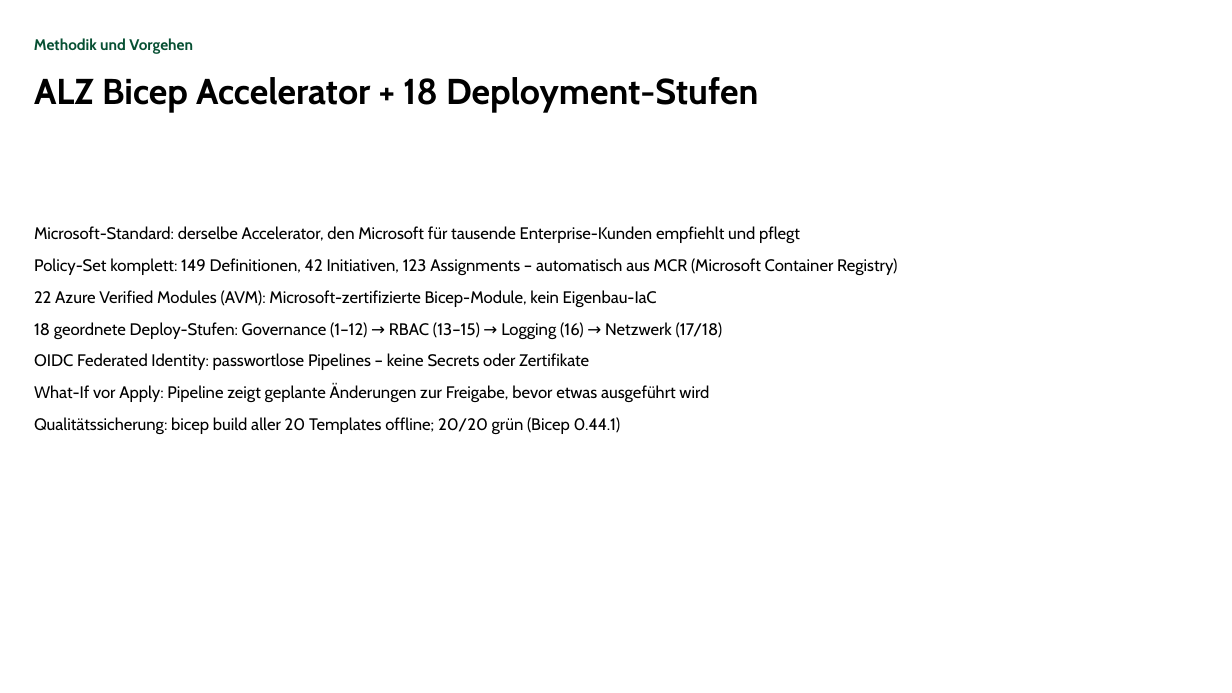
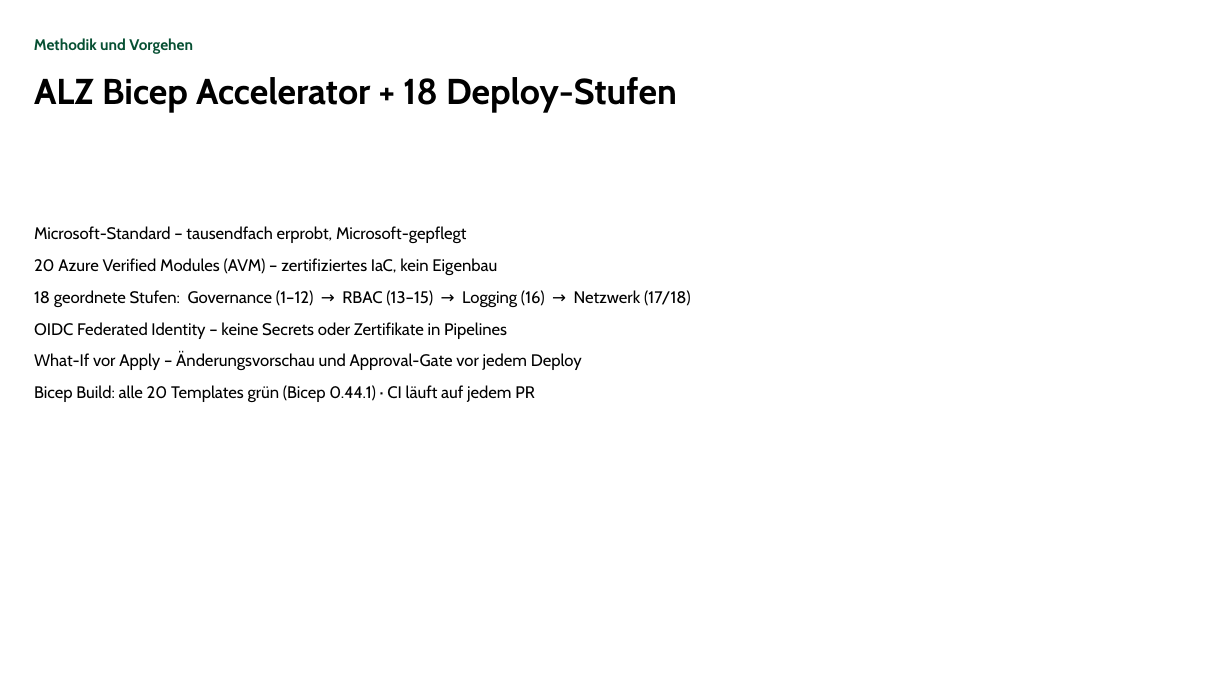
Before and after one commit to YannickBeck/azure-landing-zone, a slide deck: slide 9 of docs/konzept/Powerpoint/Azure-Landing-Zone-Konzept.pptx. Drawn at 1232x693 pixels with LibreOffice and Linux fonts; fonts in the diff are those of the drawing; background and template pictures are left out. Boxes give left, top, right and bottom in pixels: in the first picture for what was removed or moved away, otherwise in the second. Text is boxed around its words. In the diff, an @@ line names an element or a change of style, - is before the commit and + after.

```diff
--- a/docs/konzept/Powerpoint/Azure-Landing-Zone-Konzept.pptx
+++ b/docs/konzept/Powerpoint/Azure-Landing-Zone-Konzept.pptx
@@ title at (x1=34, y1=77, x2=677, y2=113): text changed @@
-ALZ Bicep Accelerator + 18 Deployment-Stufen
+ALZ Bicep Accelerator + 18 Deploy-Stufen
@@ text at (x1=34, y1=226, x2=691, y2=402): text changed @@
-Microsoft-Standard: derselbe Accelerator, den Microsoft für tausende Enterprise-Kunden empfiehlt und pflegt
-Policy-Set komplett: 149 Definitionen, 42 Initiativen, 123 Assignments – automatisch aus MCR (Microsoft Container Registry)
-22 Azure Verified Modules (AVM): Microsoft-zertifizierte Bicep-Module, kein Eigenbau-IaC
-18 geordnete Deploy-Stufen: Governance (1–12) → RBAC (13–15) → Logging (16) → Netzwerk (17/18)
-OIDC Federated Identity: passwortlose Pipelines – keine Secrets oder Zertifikate
-What-If vor Apply: Pipeline zeigt geplante Änderungen zur Freigabe, bevor etwas ausgeführt wird
-Qualitätssicherung: bicep build aller 20 Templates offline; 20/20 grün (Bicep 0.44.1)
+Microsoft-Standard – tausendfach erprobt, Microsoft-gepflegt
+20 Azure Verified Modules (AVM) – zertifiziertes IaC, kein Eigenbau
+18 geordnete Stufen: Governance (1–12) → RBAC (13–15) → Logging (16) → Netzwerk (17/18)
+OIDC Federated Identity – keine Secrets oder Zertifikate in Pipelines
+What-If vor Apply – Änderungsvorschau und Approval-Gate vor jedem Deploy
+Bicep Build: alle 20 Templates grün (Bicep 0.44.1) · CI läuft auf jedem PR
```
Also in this commit, not shown: 24 other slides changed, 12 slides added, 17 slides removed, 1 other file.
